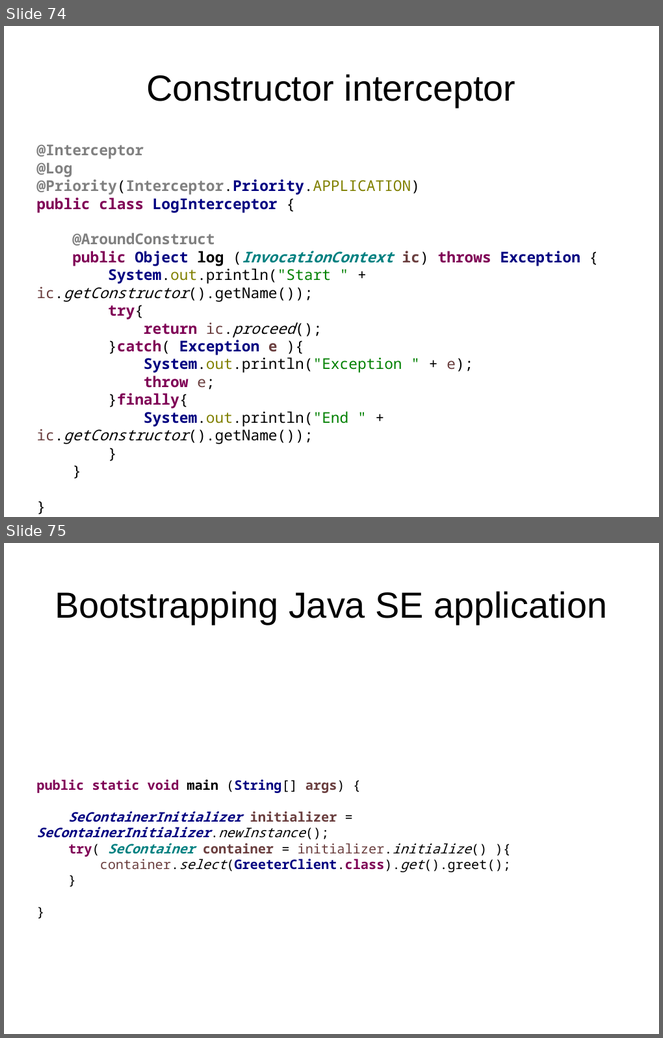
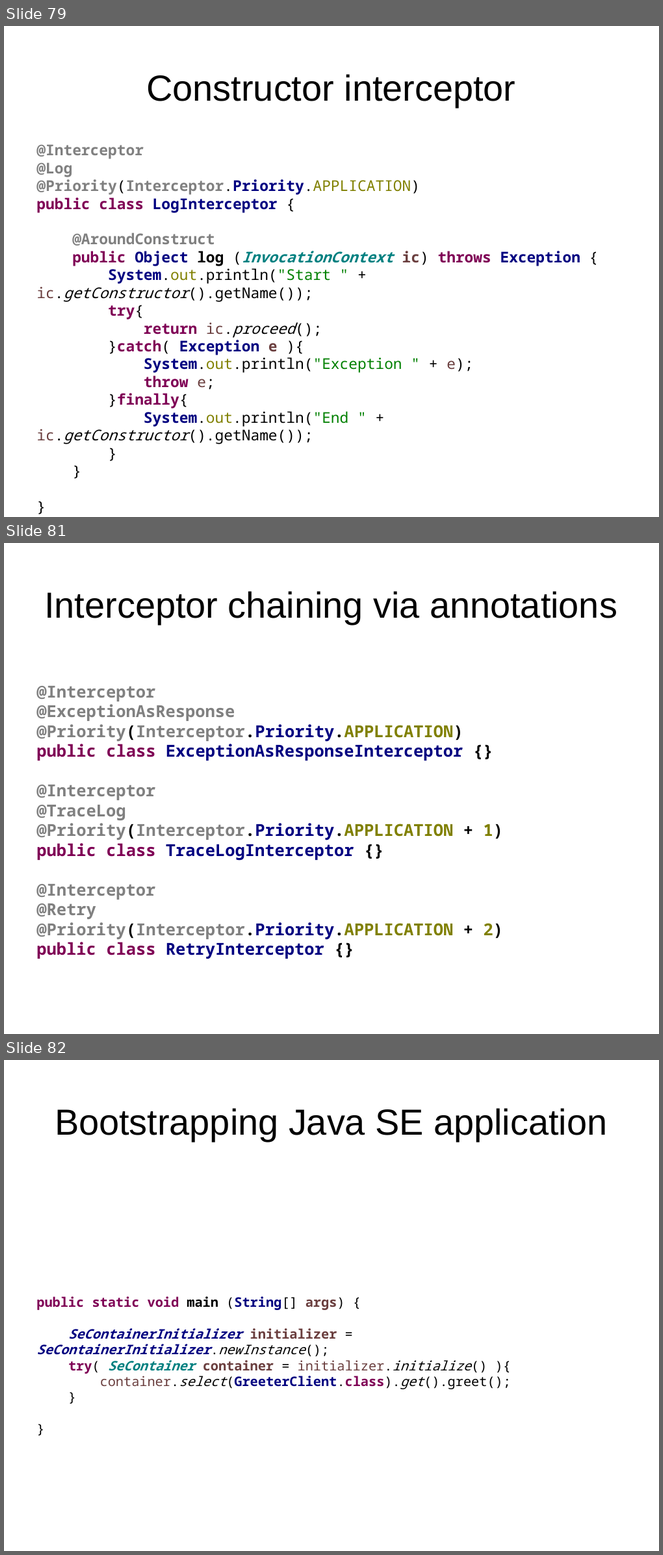
Before and after one commit to FrigoCoder/CDI, a slide deck: CDI.odp. Shown one above the other, each under a label of ours: slides 74 and 75 before the commit, slides 79, 81 and 82 after it; the slides between them are not shown. The pictures are 663x1038 and 663x1555 pixels, drawn with LibreOffice and Linux fonts; fonts in the diff are those of the drawing. Boxes give left, top, right and bottom in pixels: in the first picture for what was removed or moved away, otherwise in the second. Text is boxed around its words. In the diff, an @@ line names an element or a change of style, - is before the commit and + after.

```diff
--- a/CDI.odp
+++ b/CDI.odp
@@ slide 81 added at bbox=[4, 543, 659, 1034], background #FFFFFF @@
@@ title added at bbox=[44, 591, 618, 624], 44 pt, text #000000 @@
+Interceptor chaining via annotations
@@ text added at bbox=[36, 686, 504, 960], 20 pt, text #808080, bold @@
+@Interceptor
+@ExceptionAsResponse
+@Priority(Interceptor.Priority.APPLICATION)
+public class ExceptionAsResponseInterceptor {}
+@Interceptor
+@TraceLog
+@Priority(Interceptor.Priority.APPLICATION + 1)
+public class TraceLogInterceptor {}
+@Interceptor
+@Retry
+@Priority(Interceptor.Priority.APPLICATION + 2)
+public class RetryInterceptor {}
@@ what was slide 74 is now slide 79 @@
@@ what was slide 75 is now slide 82 @@
```
Also in this commit, not shown: 6 slides changed, 6 other slides added.
